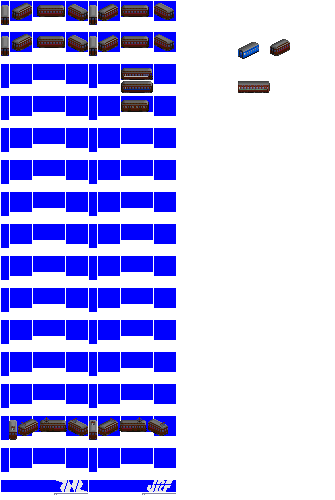
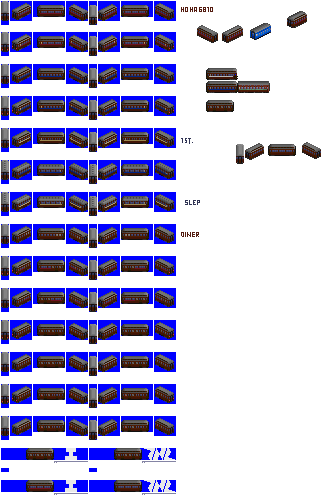
Layered file, before and after one edit (335×500). Changes by layer:
added layer "end wagons" above "17m steel" over (2, 41, 174, 402)
renamed "6340.png" to "17m wood", painted on it over (1, 1, 321, 492)
painted on "Pasted Layer" over (1, 448, 176, 492)
